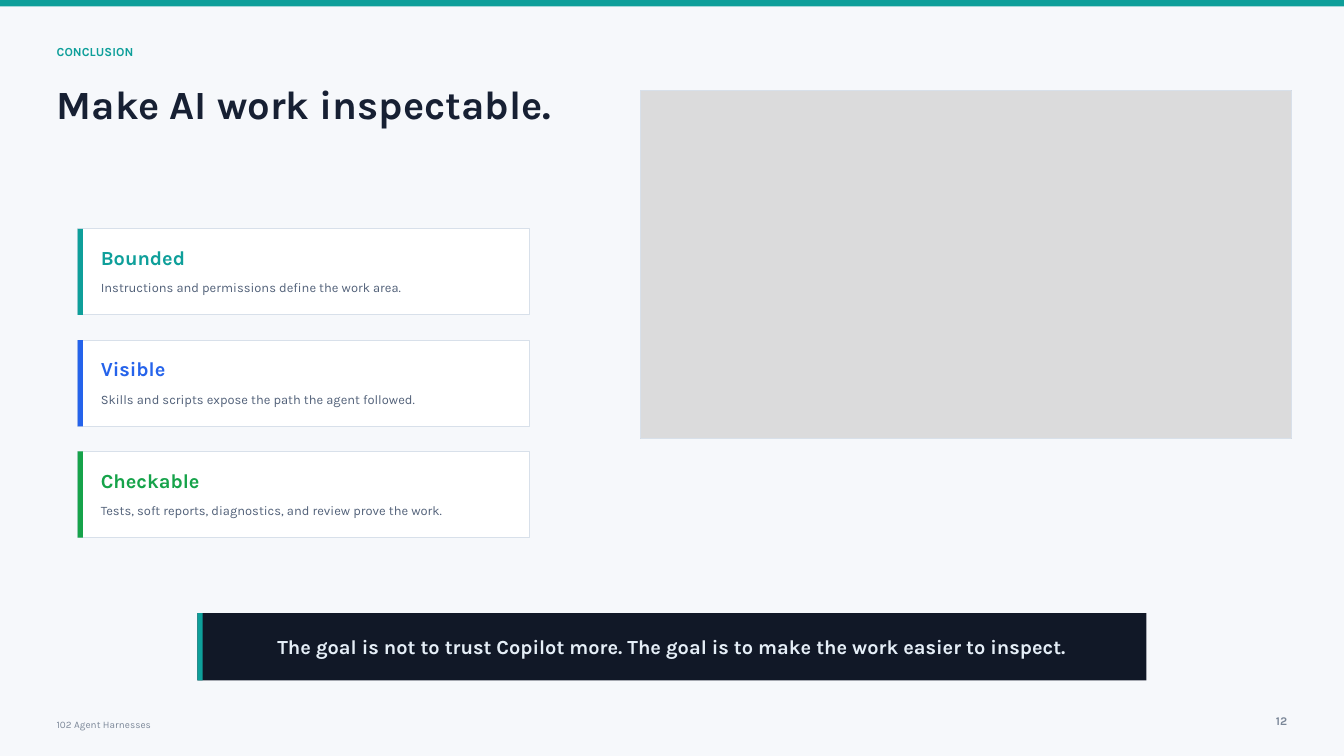
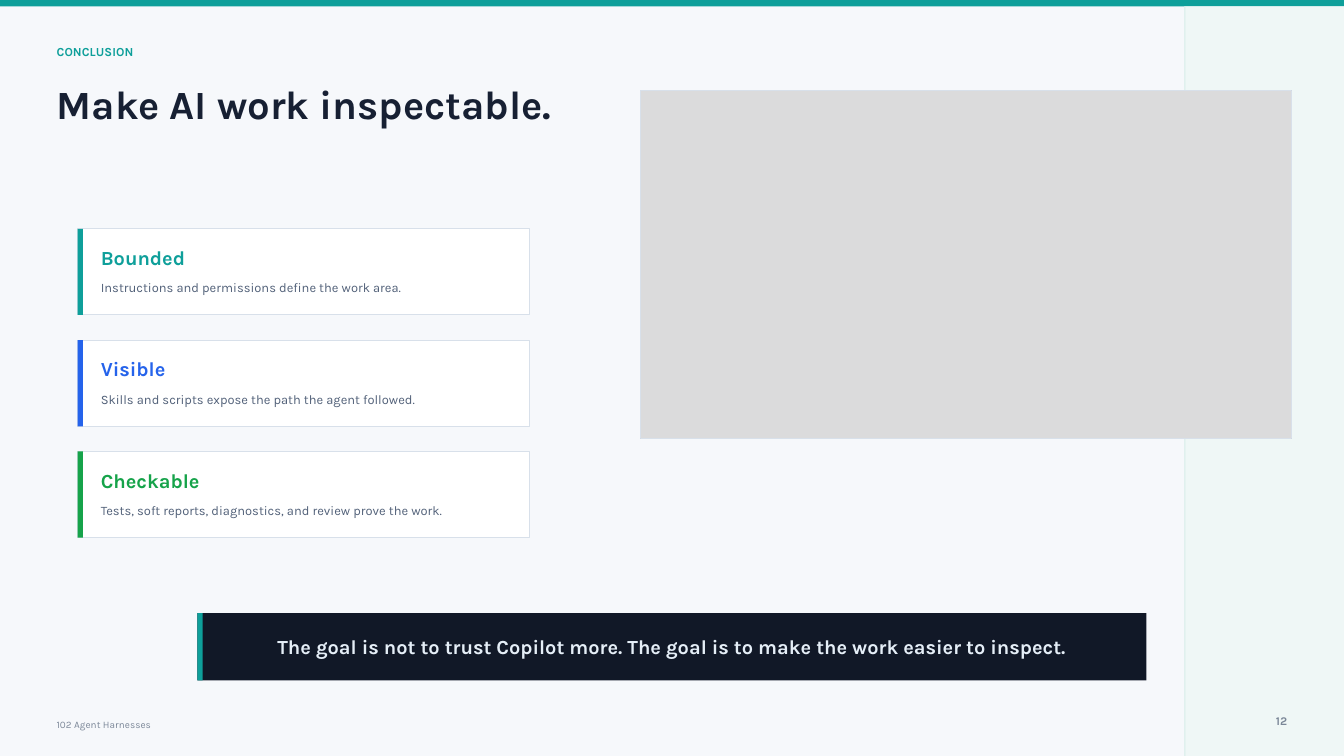
Before and after one commit to Cmcd9155/101-ai-basics-for-developers-presentation, a slide deck: slide 12 of presentations/102/deck/102-agent-harnesses.pptx. Drawn at 1344x756 pixels with LibreOffice and Linux fonts; fonts in the diff are those of the drawing; grey boxes stand for pictures. Boxes give left, top, right and bottom in pixels: in the first picture for what was removed or moved away, otherwise in the second. Text is boxed around its words. In the diff, an @@ line names an element or a change of style, - is before the commit and + after.

```diff
--- a/presentations/102/deck/102-agent-harnesses.pptx
+++ b/presentations/102/deck/102-agent-harnesses.pptx
@@ rectangle added at (1185,6,1344,756), fill #EFF7F6 @@
@@ rectangle added at (1185,6,1186,756), fill #D8EDEA @@
```
Also in this commit, not shown: 11 other slides changed, 31 other files.
